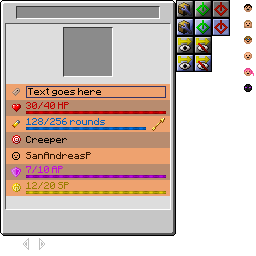
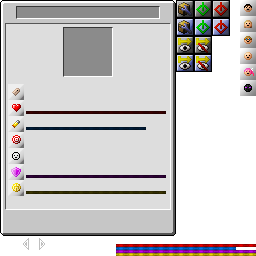
Before/after of a w=256, h=256 layered artwork. What changed in the layer stack:
moved "Layer 21" into group "example_layout" over [left=152, top=118, right=165, bottom=131]
removed layer "Layer 22" from group "info" over [left=12, top=152, right=20, bottom=160]
moved "SanAndreasP" into group "example_layout" over [left=26, top=152, right=91, bottom=159]
moved "Creeper" into group "example_layout" over [left=26, top=136, right=67, bottom=144]
moved "30/40 HP" (1st of 2, in "info" › "example_layout") into group "example_layout" over [left=26, top=102, right=69, bottom=109]
moved "30/40 HP copy" into group "example_layout" over [left=26, top=166, right=63, bottom=173]
moved "30/40 HP" (2nd of 2, in "info" › "example_layout") into group "example_layout" over [left=26, top=118, right=105, bottom=125]
hid "30/40 HP copy 2", moved it into group "example_layout" over [left=26, top=182, right=69, bottom=189]
moved "layouts" into group "example_layout" over [left=26, top=86, right=166, bottom=194]
moved "layouts_bg" into group "example_layout" over [left=6, top=84, right=170, bottom=196]
renamed "Layer 24" to "AO", showed it over [left=213, top=1, right=229, bottom=35]
renamed "Layer 26" to "AO", showed it, opacity 100% → 50%, painted on it over [left=8, top=0, right=256, bottom=196]
painted on "icons" over [left=12, top=152, right=20, bottom=160]
added layer "bars" in group "info" over [left=116, top=244, right=256, bottom=256]
added layer "bars_bg" in group "info" over [left=26, top=111, right=166, bottom=194]
